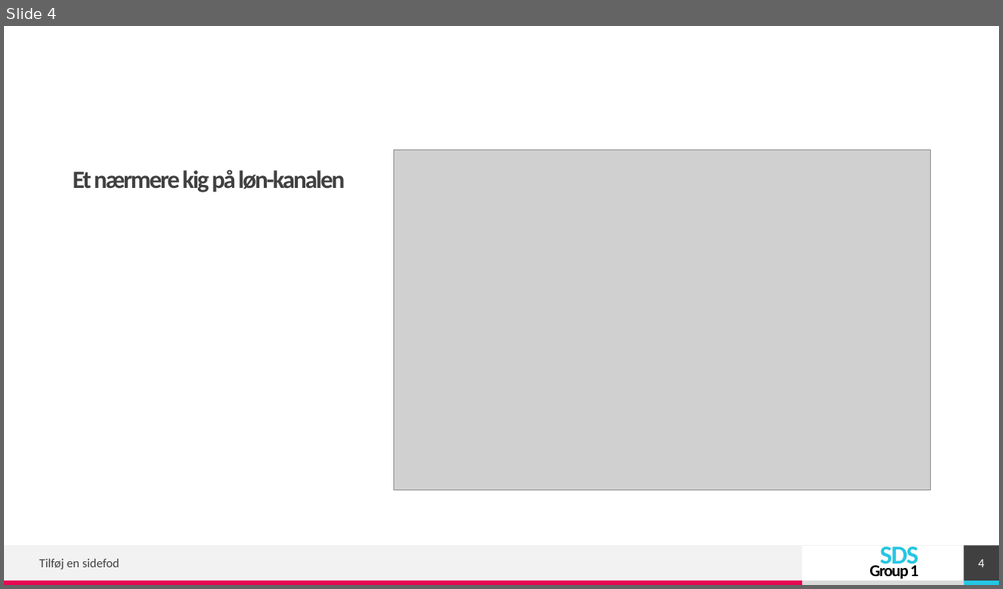
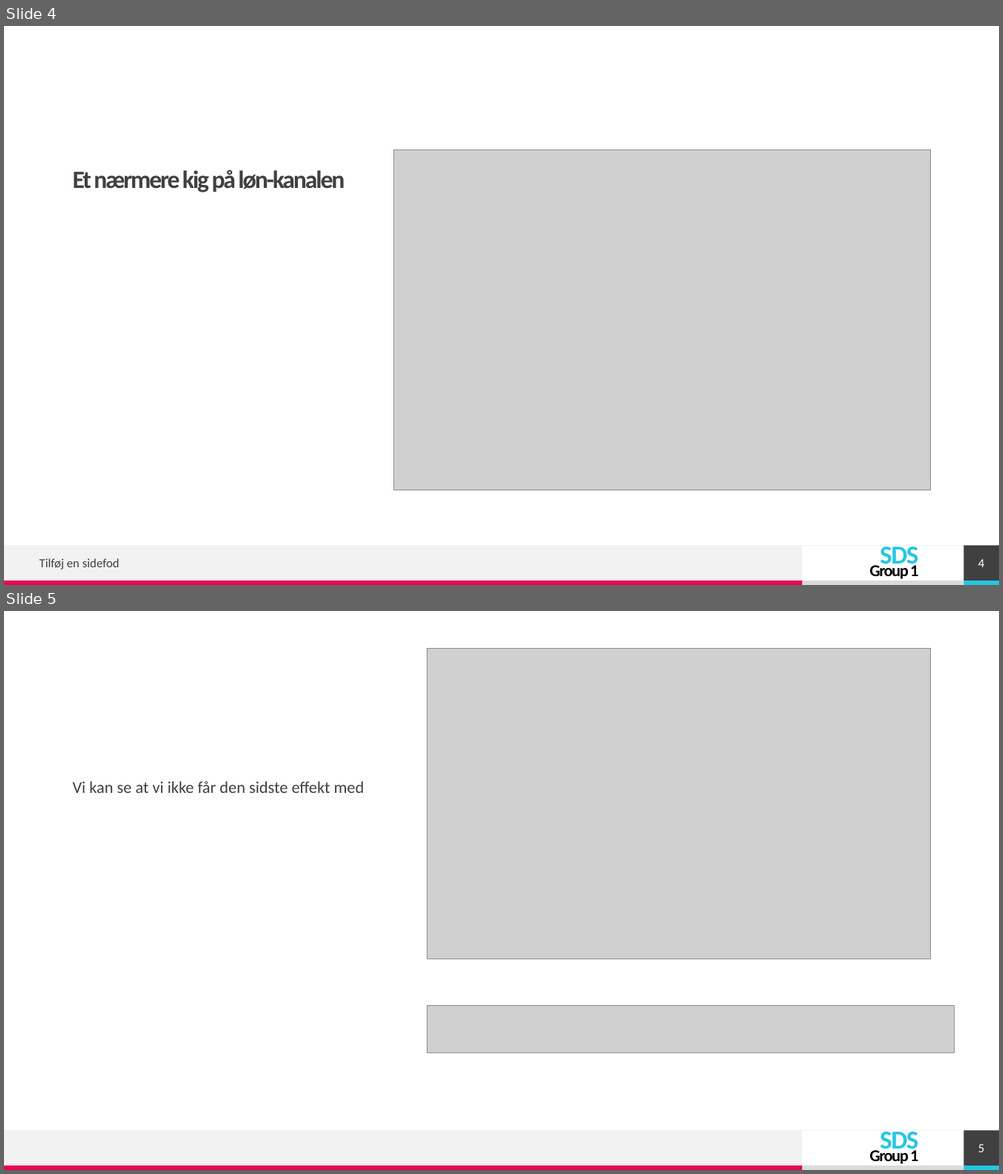
Before and after one commit to simonmig10/komp_r, a slide deck: PP-Eksamen.pptx. Shown one above the other, each under a label of ours: slide 4 before the commit, slides 4 and 5 after it. The pictures are 1003x589 and 1003x1174 pixels, drawn with LibreOffice and Linux fonts; fonts in the diff are those of the drawing; grey boxes stand for pictures. Boxes give left, top, right and bottom in pixels: in the first picture for what was removed or moved away, otherwise in the second. Text is boxed around its words. In the diff, an @@ line names an element or a change of style, - is before the commit and + after.

```diff
--- a/PP-Eksamen.pptx
+++ b/PP-Eksamen.pptx
@@ slide 5 added at box(4, 611, 999, 1170), background #FFFFFF; not listed: 6 template elements that a slide beside it also shows @@
@@ picture added at box(427, 648, 930, 960) @@
@@ text added at box(73, 781, 364, 793), 16 pt, text #404040 @@
+Vi kan se at vi ikke får den sidste effekt med
@@ picture added at box(427, 1005, 954, 1054) @@
@@ page number added at box(964, 1131, 999, 1166), fill #404040, 12 pt, text #FFFFFF @@
+5
```
Also in this commit, not shown: 4 other slides added, 1 other file.
